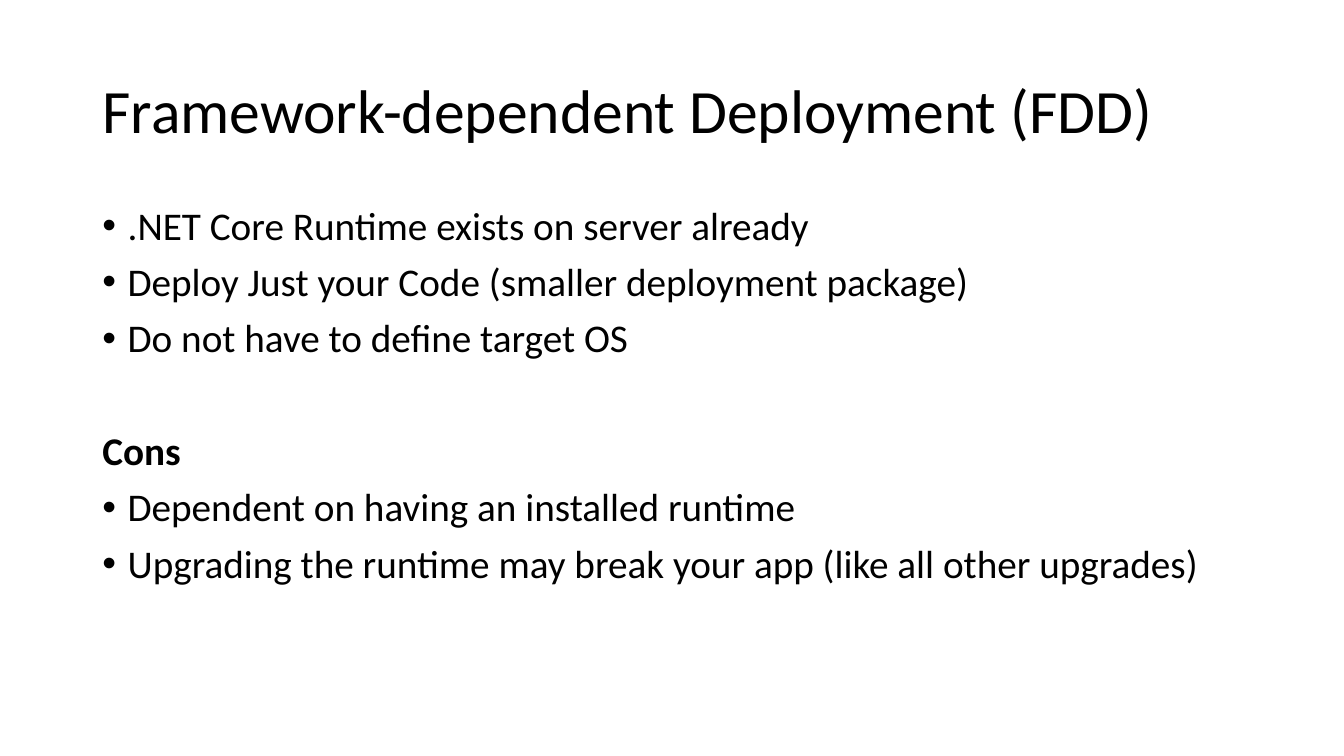
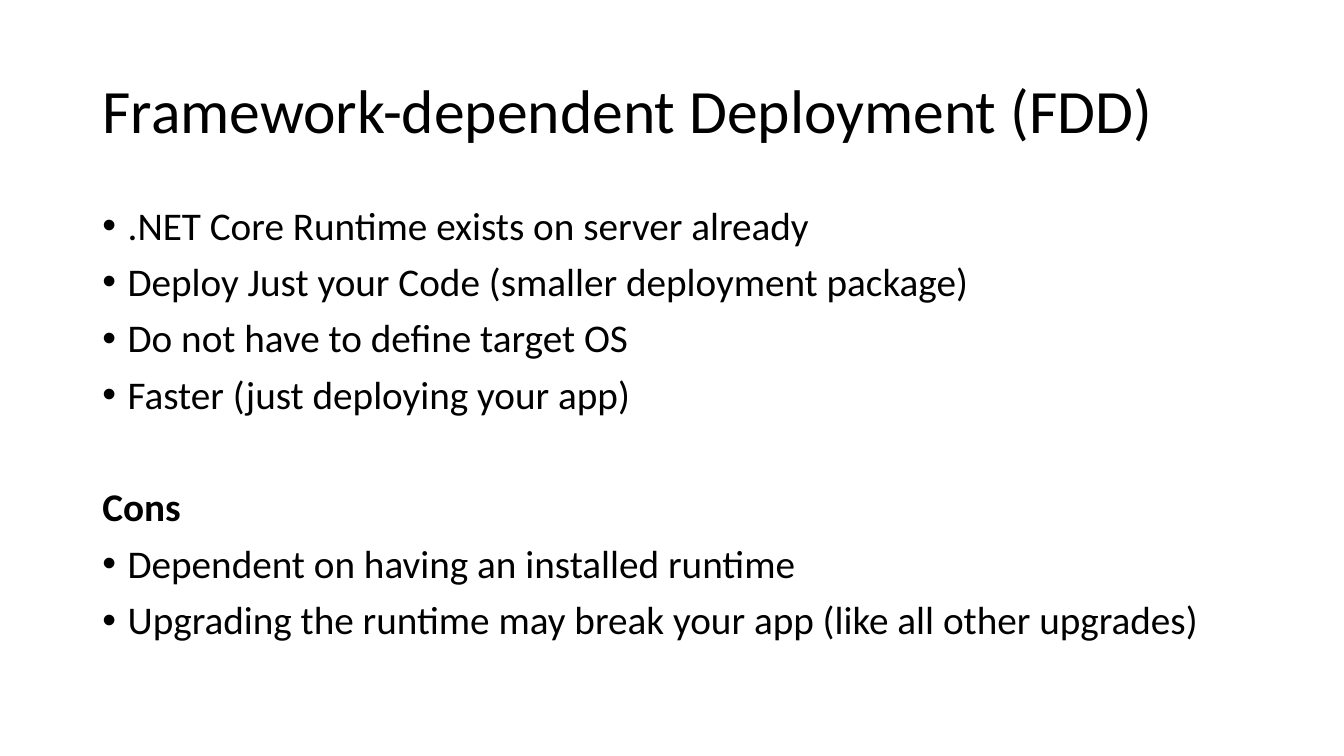
Before and after one commit to isaacrlevin/levin-talks, a slide deck: slide 9 of ASP.NETCoreDeployment/Ship It Good.pptx. Drawn at 1344x756 pixels with LibreOffice and Linux fonts; fonts in the diff are those of the drawing. Boxes give left, top, right and bottom in pixels: in the first picture for what was removed or moved away, otherwise in the second. Text is boxed around its words. In the diff, an @@ line names an element or a change of style, - is before the commit and + after.

```diff
--- a/ASP.NETCoreDeployment/Ship It Good.pptx
+++ b/ASP.NETCoreDeployment/Ship It Good.pptx
@@ text at bbox=[128, 380, 630, 416]: paragraph added @@
+• Faster (just deploying your app)
```
Also in this commit, not shown: 6 other slides changed.
